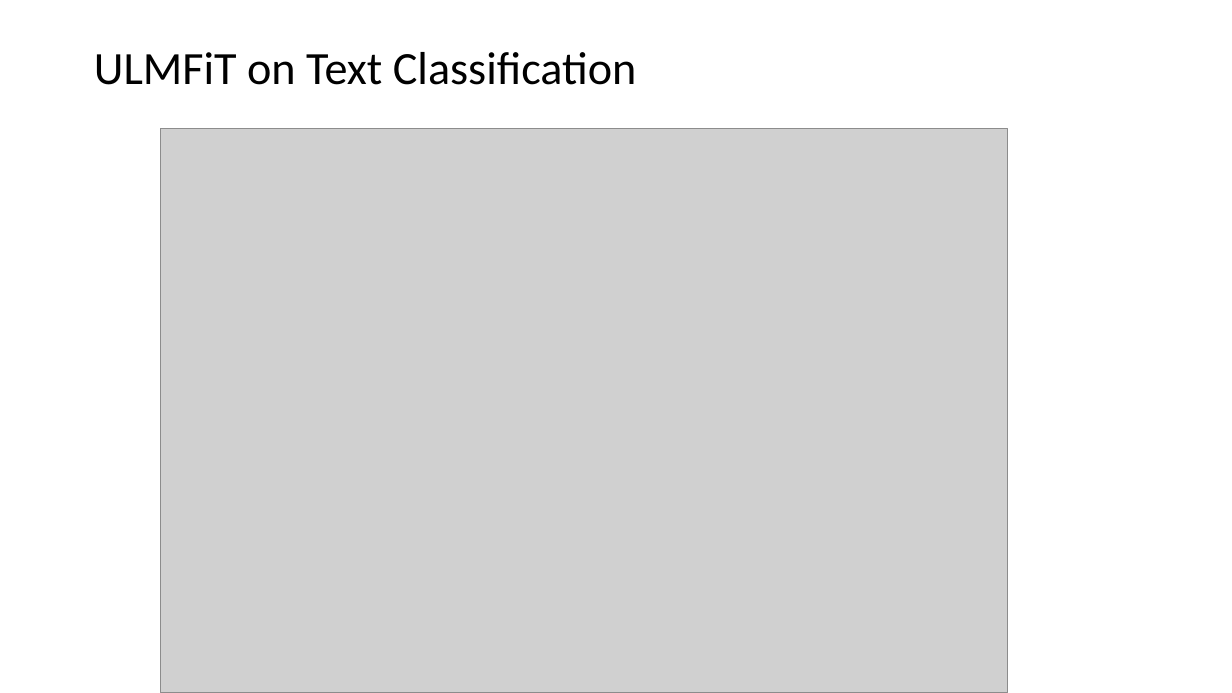
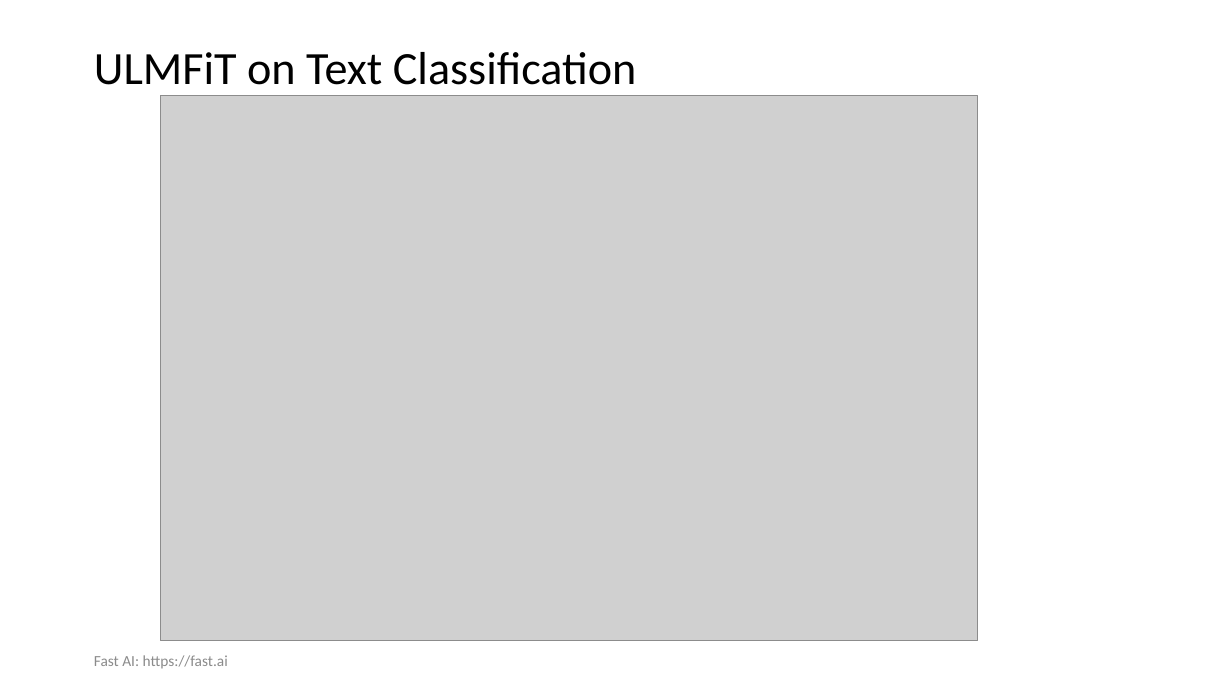
Before and after one commit to cahya-wirawan/indonesian-language-models, a slide deck: slide 6 of indonesia/IndonesianLM.pptx. Drawn at 1232x693 pixels with LibreOffice and Linux fonts; fonts in the diff are those of the drawing; grey boxes stand for pictures. Boxes give left, top, right and bottom in pixels: in the first picture for what was removed or moved away, otherwise in the second. Text is boxed around its words. In the diff, an @@ line names an element or a change of style, - is before the commit and + after.

```diff
--- a/indonesia/IndonesianLM.pptx
+++ b/indonesia/IndonesianLM.pptx
@@ picture resized from (x1=160, y1=128, x2=1007, y2=693) to (x1=160, y1=96, x2=978, y2=641) @@
@@ text added at (x1=94, y1=655, x2=228, y2=668), 12 pt, text #8C8C8C @@
+Fast AI: https://fast.ai
```
Also in this commit, not shown: 3 other slides changed, 1 slide added, 1 slide removed, 1 other file.
